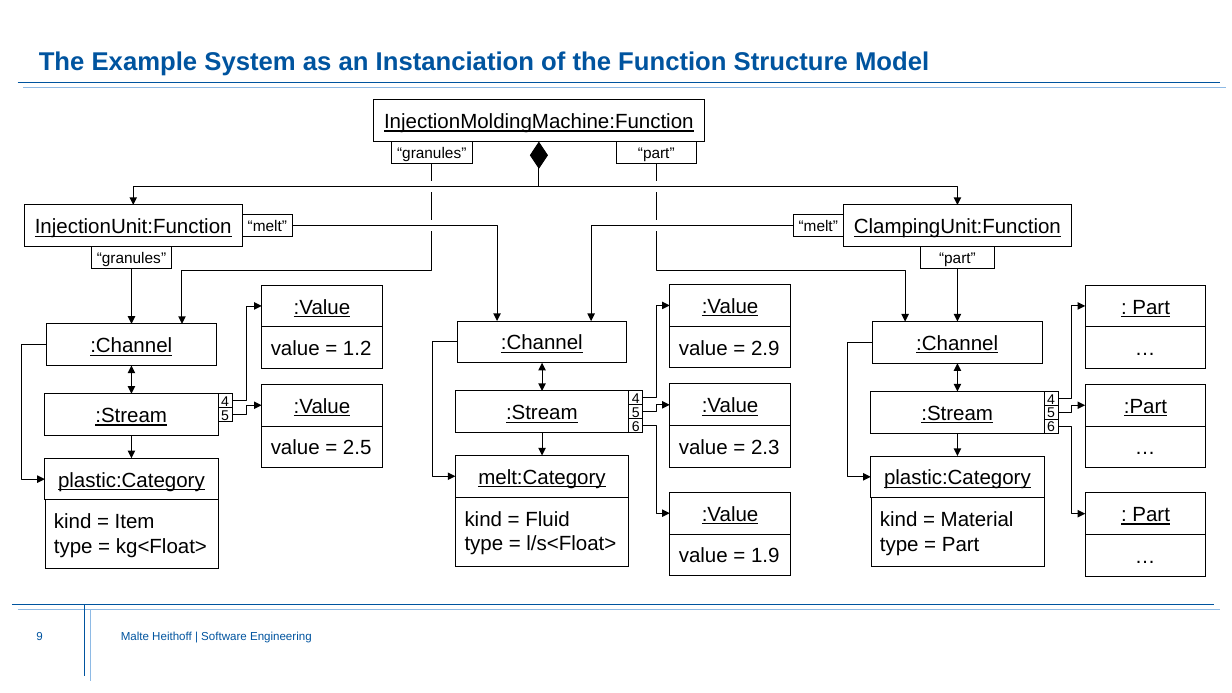
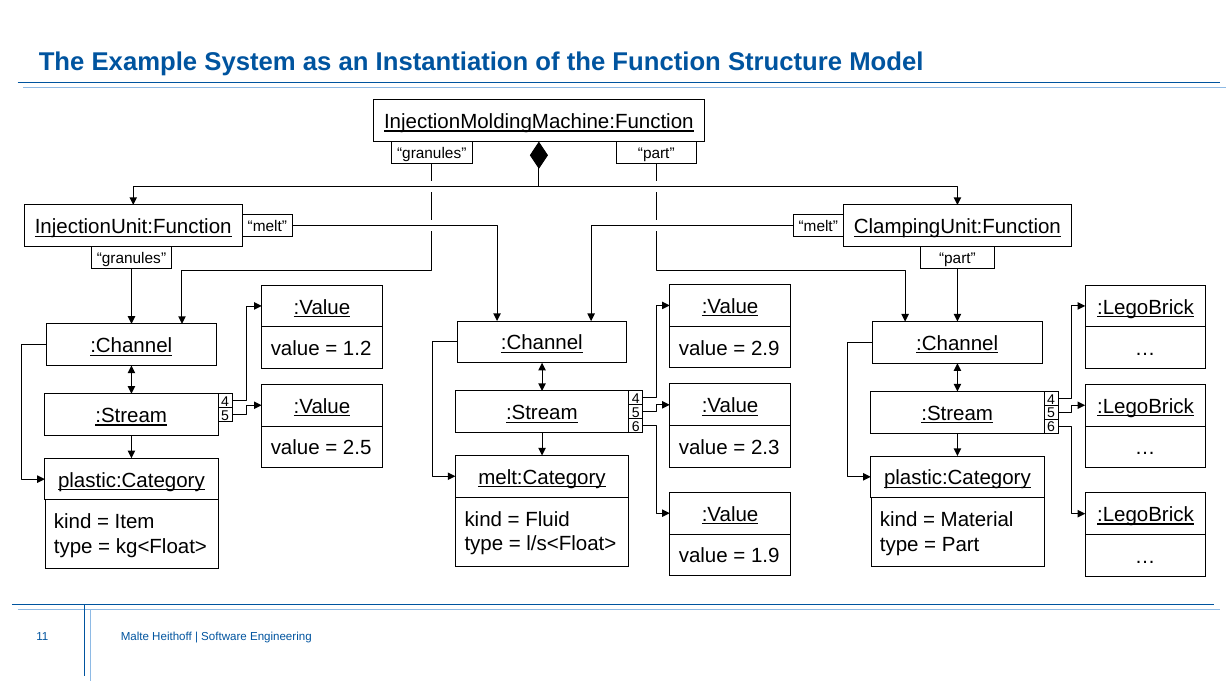
Before and after one commit to Fishi2402/montigem, a slide deck: slide 11 of products/syse_functions/doc/FunctionStructure.Explanation.pptx (slide 9 before the commit). Drawn at 1232x693 pixels with LibreOffice and Linux fonts; fonts in the diff are those of the drawing; background and template pictures are left out. Boxes give left, top, right and bottom in pixels: in the first picture for what was removed or moved away, otherwise in the second. Text is boxed around its words. In the diff, an @@ line names an element or a change of style, - is before the commit and + after.

```diff
--- a/products/syse_functions/doc/FunctionStructure.Explanation.pptx
+++ b/products/syse_functions/doc/FunctionStructure.Explanation.pptx
@@ title at [39, 51, 923, 76]: text changed @@
-The Example System as an Instanciation of the Function Structure Model
+The Example System as an Instantiation of the Function Structure Model
@@ text at [1097, 299, 1194, 318]: text changed @@
-: Part
+:LegoBrick
@@ text at [1097, 398, 1194, 418]: text changed @@
-:Part
+:LegoBrick
@@ text at [1097, 506, 1194, 526]: text changed @@
-: Part
+:LegoBrick
@@ page number at [36, 632, 48, 640]: text changed @@
-9
+11
```
Also in this commit, not shown: 9 other slides changed, 4 slides added, 1 slide removed.
